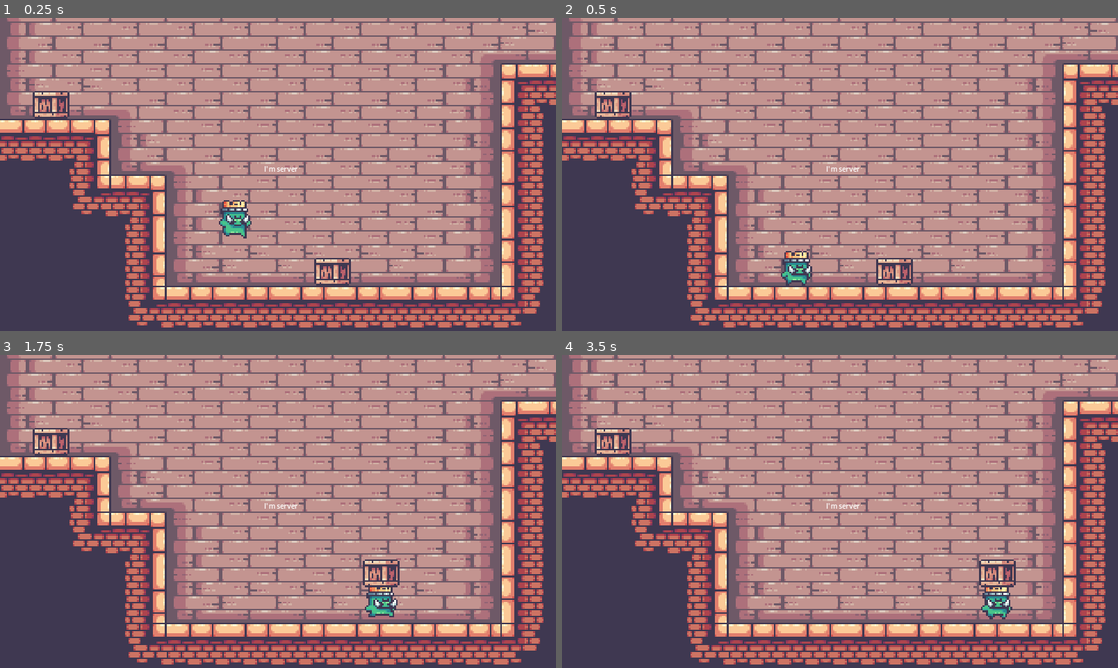
Above: before the commit, frames 1-4 (two rows, left to right).
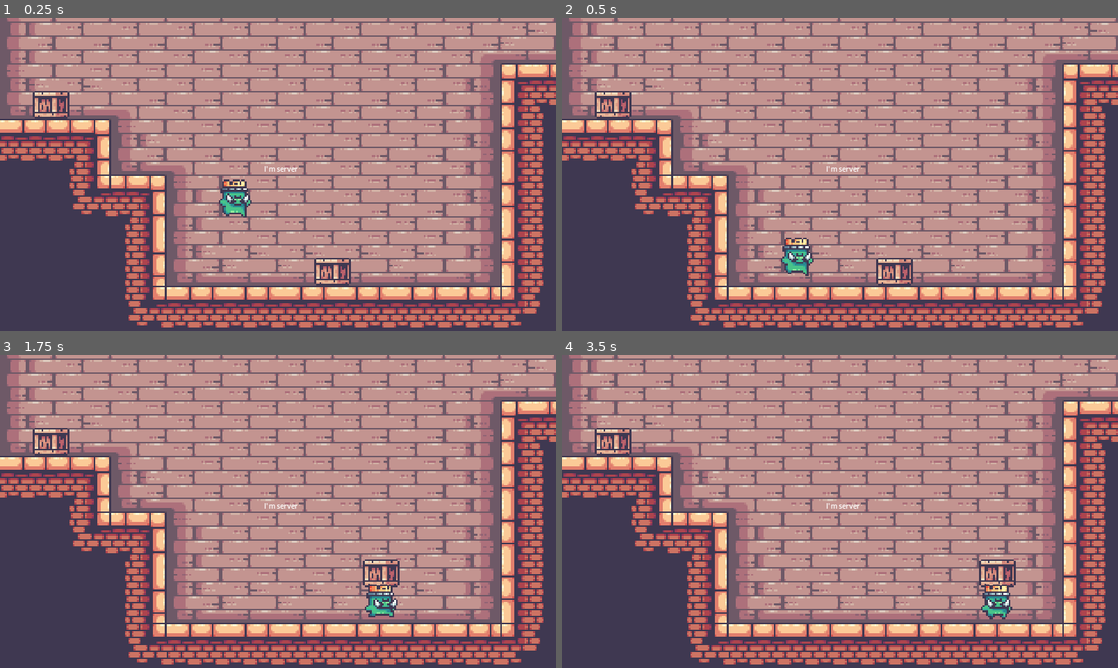
Above: after the commit, the same moments.

Repository: PacktPublishing/The-Essential-Guide-to-Creating-Multiplayer-Games-with-Godot-4.0
Game: Godot game, scene res://08.designing-online-platformer/Levels/Level.tscn
The game is run twice, just before and just after one commit, with the same random seed, the same clock (stepped at 60 frames per second) and the same inputs. The project has no main scene, so this scene is started directly.
Inputs (mouse positions are in pixels of both pictures, inside the frame that each line leads up to):
- Up to frame 1 (0.25 s): no input
- Up to frame 2 (0.5 s): no input
- Up to frame 3 (1.75 s): move the mouse to (400, 495) at 0.52 s; hold D (move_right) from 0.53 s (still down); tap F (interact) at 0.6, 1.35 s; click (400, 495) at 0.67 s; tap Space (jump) at 0.77, 1.52 s; move the mouse to (166, 527) at 1.27 s
- Up to frame 4 (3.5 s): move the mouse to (895, 442) at 2.02 s; release D (move_right) at 2.03 s; hold A (move_left) 2.03-2.78 s; tap F (interact) at 2.1, 2.85 s; move the mouse to (812, 574) at 2.77 s; hold D (move_right) from 2.78 s (still down); click (812, 574) at 2.92 s; tap Space (jump) at 3.02 s

The runs differ from the first frame. In frame 1, 0.8% of the frame differs, in the area x 39-46%, y 51-71%; in frame 2, 0.6%; in frame 3, less than 0.1%; in frame 4, less than 0.1%.

Commit message:
Fix spawning issues

Diff:
--- a/source/08.designing-online-platformer/Actors/Player/Player2D.tscn
+++ b/source/08.designing-online-platformer/Actors/Player/Player2D.tscn
@@ -64,6 +64,5 @@
 offset_right = 32.0
 offset_bottom = -81.0
 horizontal_alignment = 1
-vertical_alignment = 1
 
 [connection signal="animation_finished" from="Sprites/AnimatedSprite2D" to="." method="_on_animated_sprite_2d_animation_finished"]
--- a/source/08.designing-online-platformer/Levels/Level.tscn
+++ b/source/08.designing-online-platformer/Levels/Level.tscn
@@ -31,6 +31,7 @@
 layer_1/tile_data = PackedInt32Array(917514, 131074, 2, 917515, 196610, 2, 917516, 262146, 2, 786448, 131074, 2, 786449, 262146, 2)
 
 [node name="PlayerSpawner" parent="." instance=ExtResource("2_7b6oi")]
+z_index = 1
 
 [node name="Crates" type="Node2D" parent="."]
 
--- a/source/08.designing-online-platformer/Levels/PlayerSpawner.gd
+++ b/source/08.designing-online-platformer/Levels/PlayerSpawner.gd
@@ -4,7 +4,7 @@
 
 
 func _ready():
-	await(get_tree().physics_frame)
+	await(get_tree().create_timer(0.1).timeout)
 	if multiplayer.get_peers().size() < 1:
 		if Input.get_connected_joypads().size() < 1:
 			var player = players_scene.instantiate()
--- a/source/08.designing-online-platformer/Levels/PlayerSpawner.tscn
+++ b/source/08.designing-online-platformer/Levels/PlayerSpawner.tscn
@@ -10,3 +10,5 @@
 [node name="MultiplayerSpawner" type="MultiplayerSpawner" parent="."]
 _spawnable_scenes = PackedStringArray("res://08.designing-online-platformer/Actors/Player/Player2D.tscn")
 spawn_path = NodePath("..")
+
+[connection signal="spawned" from="MultiplayerSpawner" to="." method="_on_multiplayer_spawner_spawned"]
--- a/source/08.designing-online-platformer/Objects/Crate/Crate.gd
+++ b/source/08.designing-online-platformer/Objects/Crate/Crate.gd
@@ -8,10 +8,10 @@
 var lift_transformer = null
 
 
-func _on_interactive_area_2d_interacted():
-	lift_transformer.remote_path = lift_transformer.get_path_to(body)
-
-
 func _on_interactive_area_2d_area_entered(area):
 	lift_transformer = area.get_node("GrabbingRemoteTransform2D")
 	set_multiplayer_authority(area.get_multiplayer_authority())
+
+
+func _on_interactive_area_2d_interacted():
+	lift_transformer.remote_path = lift_transformer.get_path_to(body)
Not shown: 2 places in source/08.designing-online-platformer/Objects/Crate/Crate.tscn that only renumber resources
